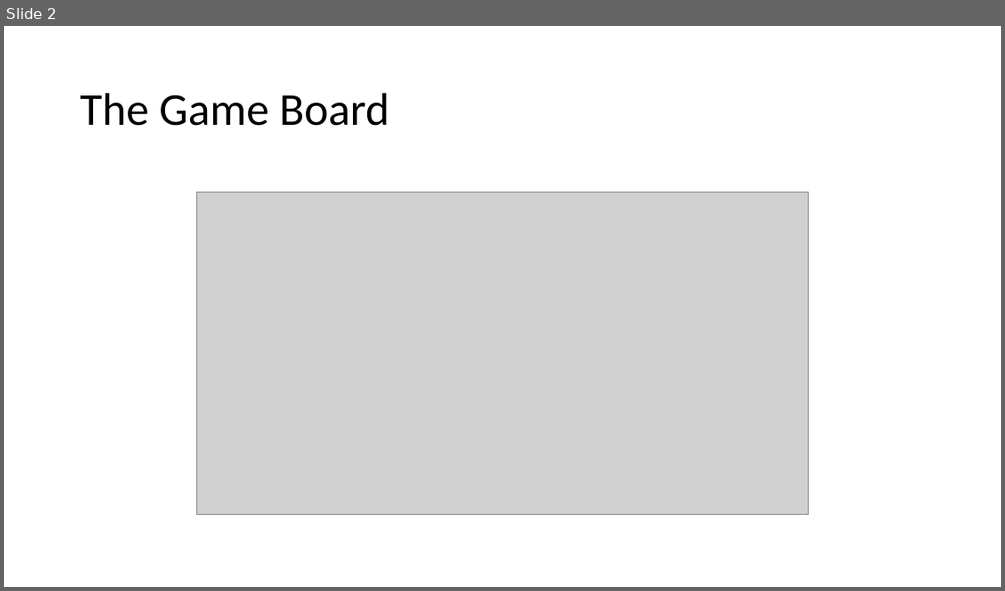
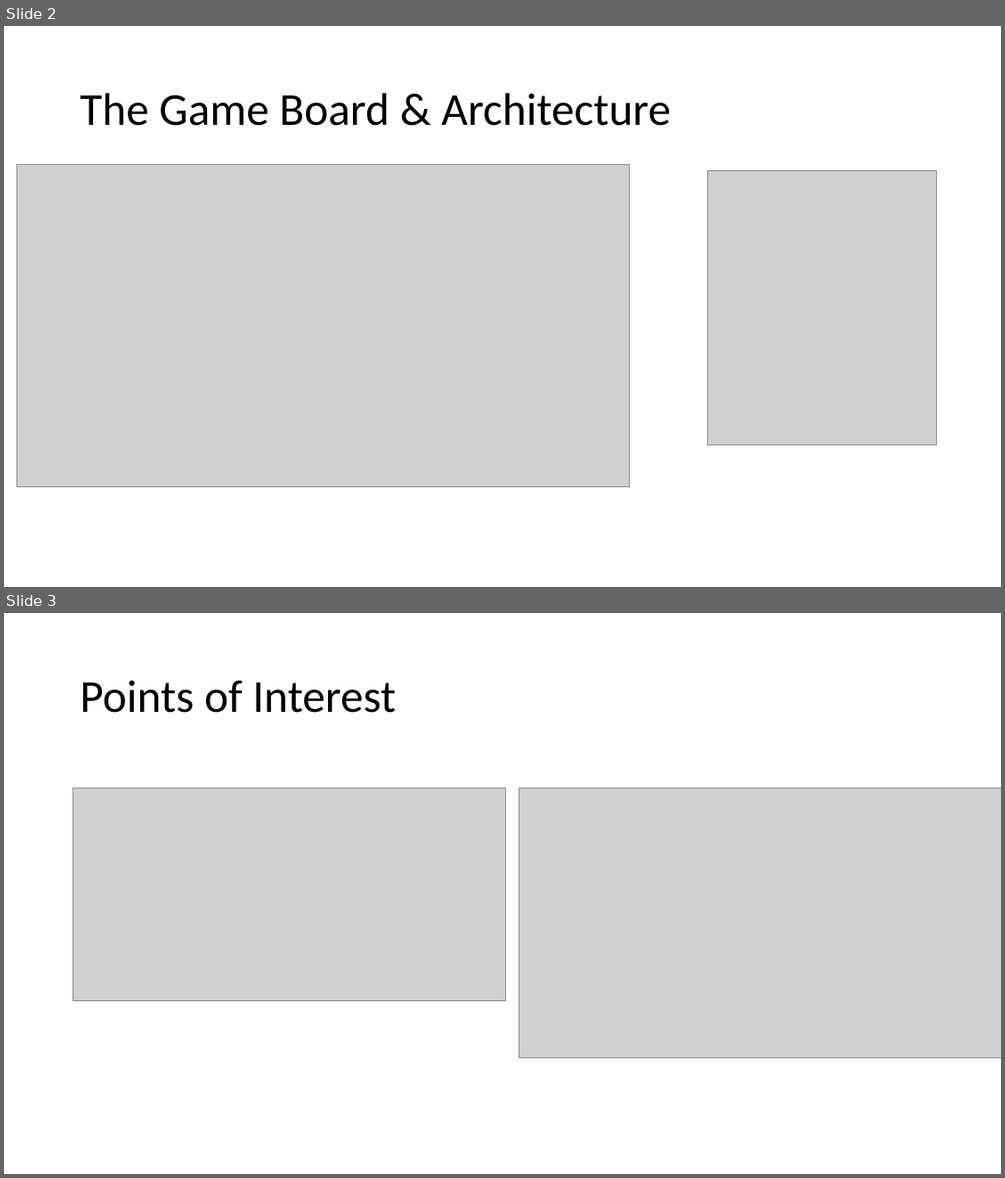
Before and after one commit to farrert/OOpCapstone, a slide deck: OOP Capstone/TicTacToe.pptx. Shown one above the other, each under a label of ours: slide 2 before the commit, slides 2 and 3 after it. The pictures are 1005x591 and 1005x1178 pixels, drawn with LibreOffice and Linux fonts; fonts in the diff are those of the drawing; grey boxes stand for pictures. Boxes give left, top, right and bottom in pixels: in the first picture for what was removed or moved away, otherwise in the second. Text is boxed around its words. In the diff, an @@ line names an element or a change of style, - is before the commit and + after.

```diff
--- a/OOP Capstone/TicTacToe.pptx
+++ b/OOP Capstone/TicTacToe.pptx
@@ slide 3 added at [4, 613, 1001, 1174], background #FFFFFF @@
@@ title added at [80, 680, 396, 713], 44 pt, text #000000 @@
+Points of Interest
@@ picture added at [73, 788, 506, 1000] @@
@@ picture added at [519, 788, 1001, 1058] @@
@@ slide 2 changed as well @@
@@ title at [80, 93, 671, 126]: text changed @@
-The Game Board
+The Game Board & Architecture
@@ picture: place and size @@
-picture at [196, 192, 809, 515]
+picture at [16, 164, 629, 487]
@@ picture added at [708, 170, 937, 444] @@
```
Also in this commit, not shown: 1 other slide changed, 4 other slides added, 5 slides removed, 11 other files.
